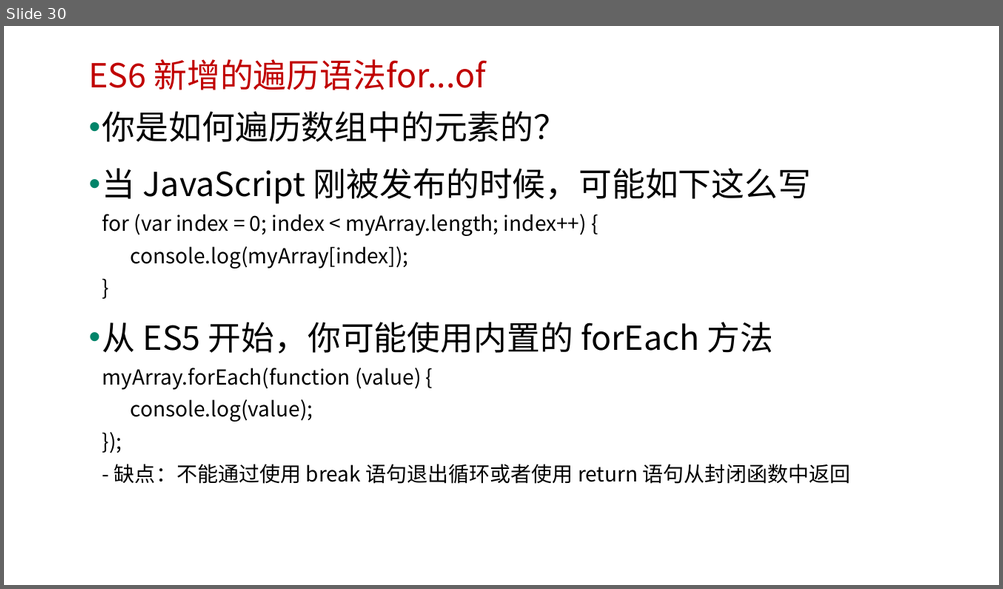
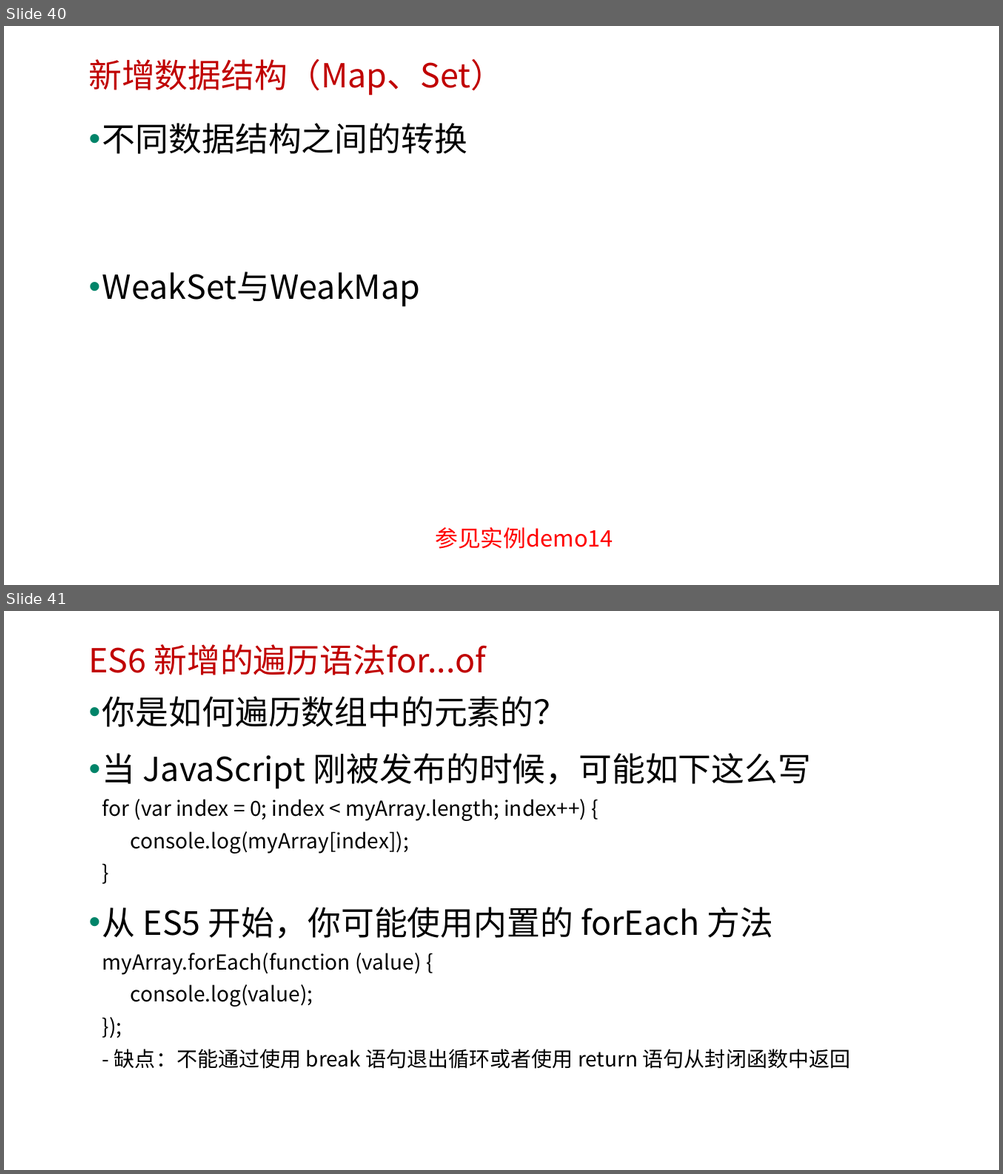
Before and after one commit to edu2act/course-javascript-advanced, a slide deck: 课程PPT/14.ECMAScript 6 二.pptx. Shown one above the other, each under a label of ours: slide 30 before the commit, slides 40 and 41 after it. The pictures are 1003x589 and 1003x1174 pixels, drawn with LibreOffice and Linux fonts; fonts in the diff are those of the drawing; background and template pictures are left out. Boxes give left, top, right and bottom in pixels: in the first picture for what was removed or moved away, otherwise in the second. Text is boxed around its words. In the diff, an @@ line names an element or a change of style, - is before the commit and + after.

```diff
--- a/课程PPT/14.ECMAScript 6 二.pptx
+++ b/课程PPT/14.ECMAScript 6 二.pptx
@@ slide 40 added at [4,26,999,585], background picture (left out) @@
@@ text added at [88,59,504,96], 32 pt, text #C00000 @@
+新增数据结构（Map、Set）
@@ text added at [102,123,467,307], 32 pt, text #000000 @@
+• 不同数据结构之间的转换
+• WeakSet与WeakMap
@@ text added at [435,528,613,549], 22 pt, text #FF0000 @@
+参见实例demo14
@@ what was slide 30 is now slide 41 @@
```
Also in this commit, not shown: 4 slides changed, 10 other slides added, 9 other files.
